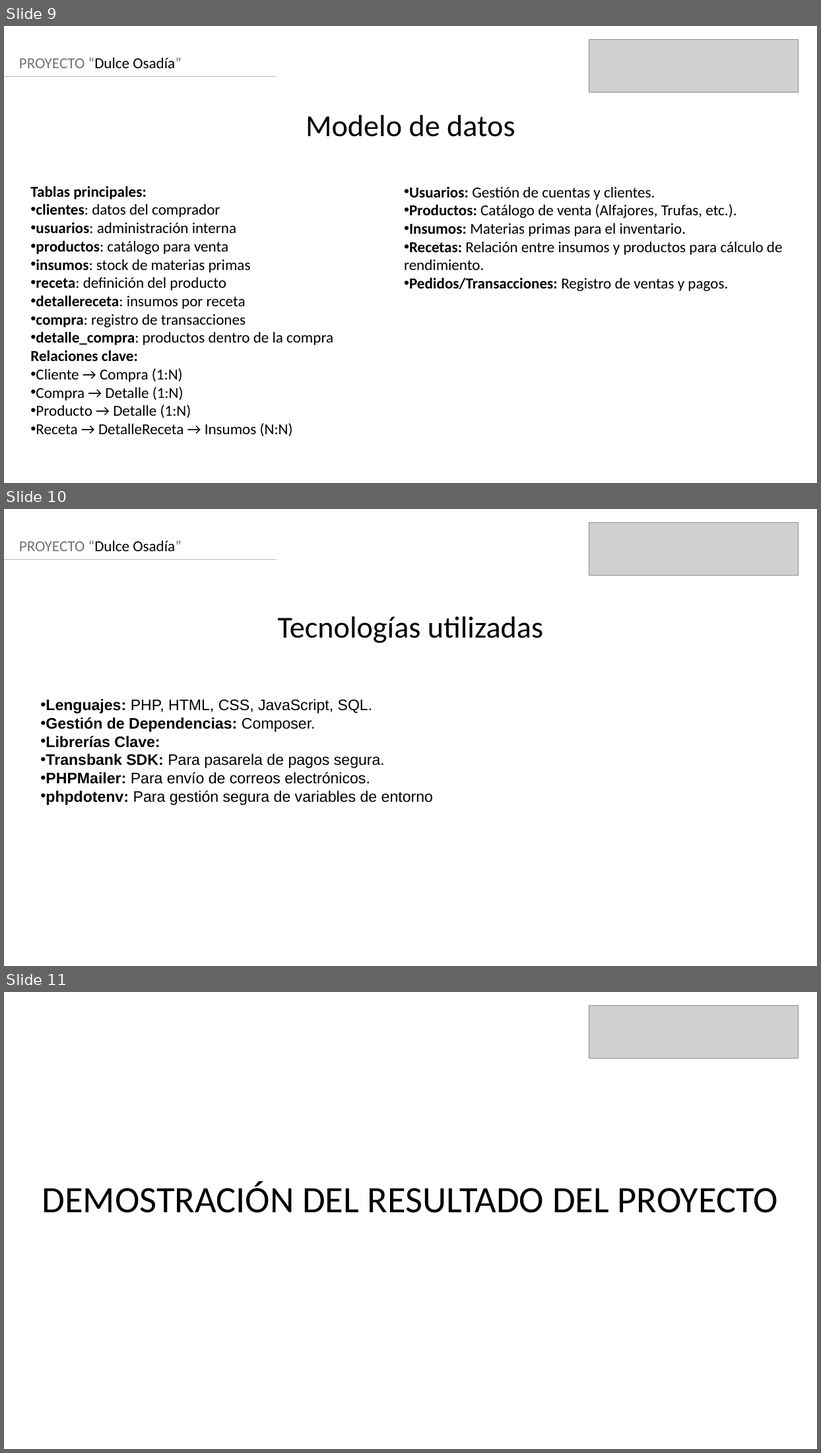
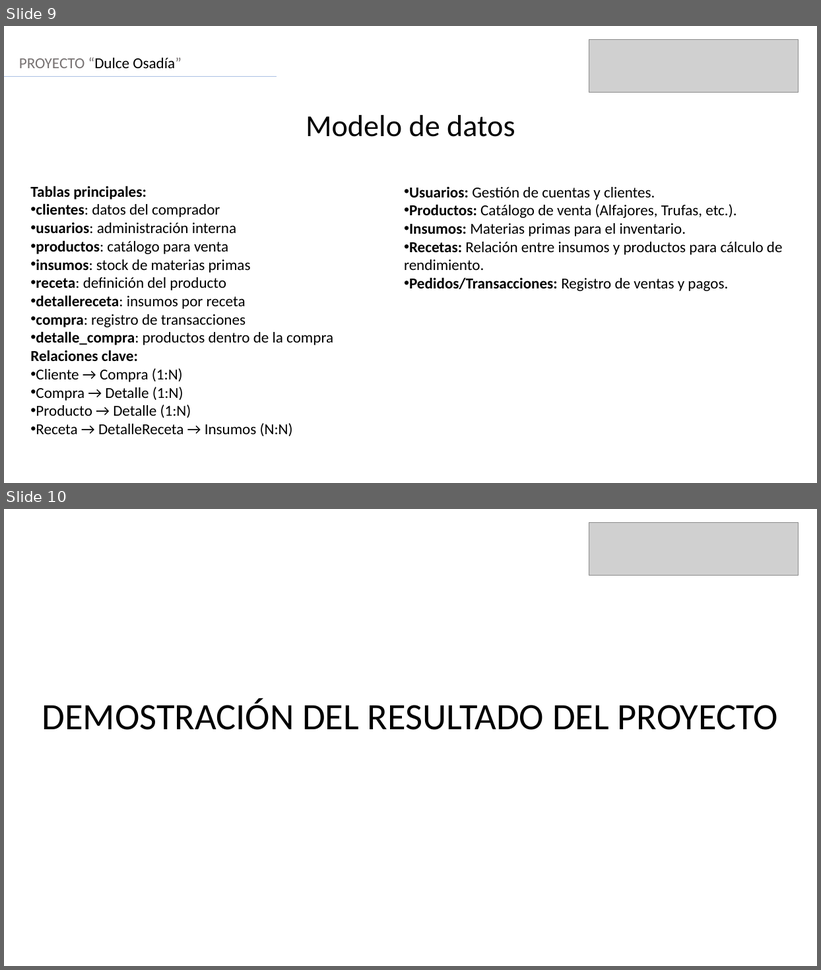
Before and after one commit to crlavin/Capstone_DulceOsadia, a slide deck: Evidencias de Proyecto/Presentacion pre-final.pptx. Shown one above the other, each under a label of ours: slides 9, 10 and 11 before the commit, slides 9 and 10 after it. The pictures are 821x1453 and 821x970 pixels, drawn with LibreOffice and Linux fonts; fonts in the diff are those of the drawing; grey boxes stand for pictures. Boxes give left, top, right and bottom in pixels: in the first picture for what was removed or moved away, otherwise in the second. Text is boxed around its words. In the diff, an @@ line names an element or a change of style, - is before the commit and + after.

```diff
--- a/Evidencias de Proyecto/Presentacion pre-final.pptx
+++ b/Evidencias de Proyecto/Presentacion pre-final.pptx
@@ slide 10 removed at [4,509,817,966], background #FFFFFF @@
@@ picture removed at [589,523,799,576] @@
@@ text removed at [19,540,182,551] @@
-PROYECTO “Dulce Osadía”
@@ line removed from (4, 560) to (277, 560) @@
@@ text removed at [278,617,543,643] @@
-Tecnologías utilizadas
@@ text removed at [46,699,433,805] @@
-• Lenguajes: PHP, HTML, CSS, JavaScript, SQL.
-• Gestión de Dependencias: Composer.
-• Librerías Clave:
-• Transbank SDK: Para pasarela de pagos segura.
-• PHPMailer: Para envío de correos electrónicos.
-• phpdotenv: Para gestión segura de variables de entorno
@@ what was slide 11 is now slide 10 @@
```
Also in this commit, not shown: 1 slide changed, 1 other file.
